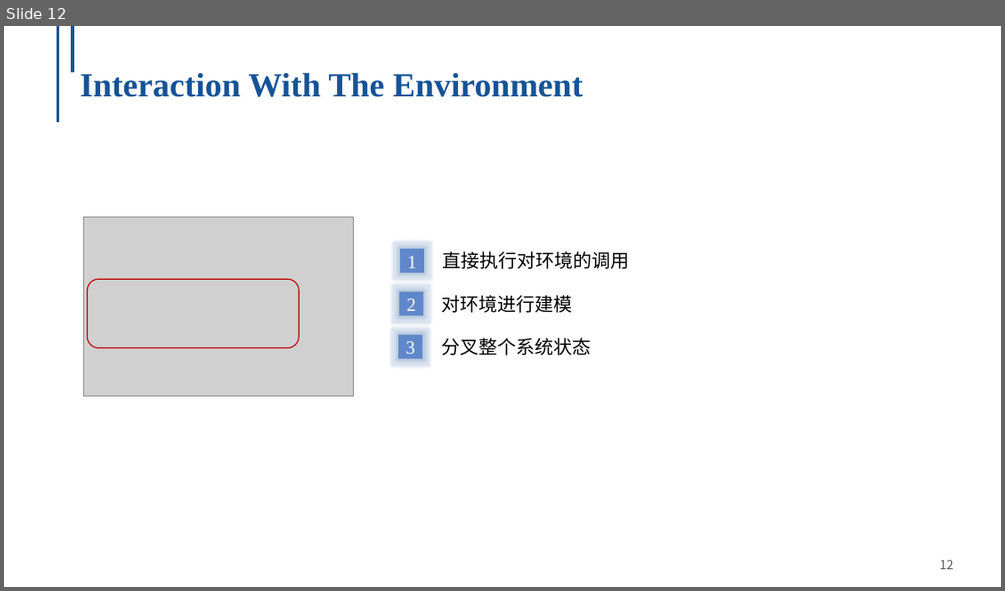
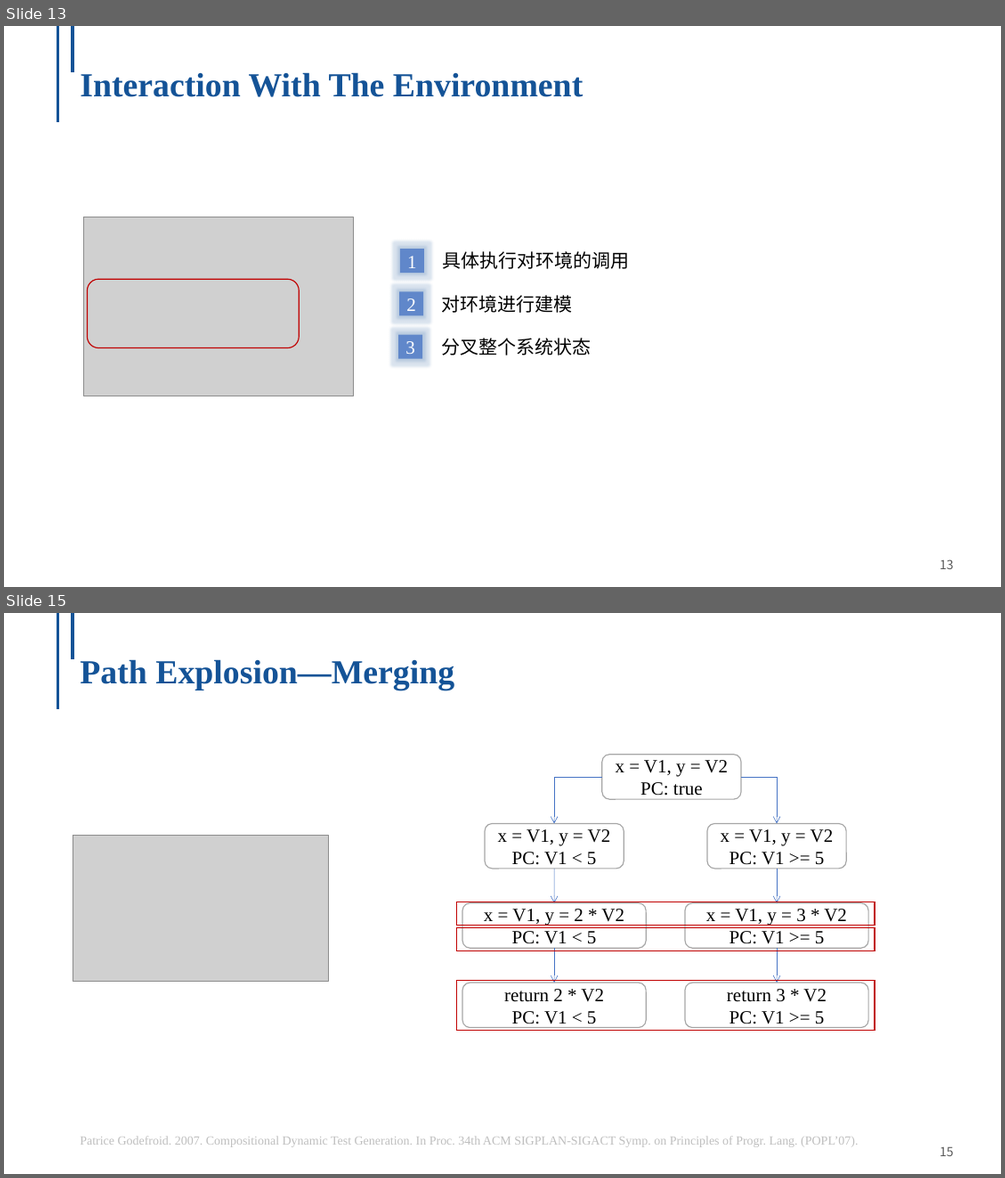
Before and after one commit to NingmoRain/NingmoRain.github.io, a slide deck: files/Survey__Symbolic_Execution.pptx. Shown one above the other, each under a label of ours: slide 12 before the commit, slides 13 and 15 after it; the slides between them are not shown. The pictures are 1005x591 and 1005x1178 pixels, drawn with LibreOffice and Linux fonts; fonts in the diff are those of the drawing; grey boxes stand for pictures; background and template pictures are left out. Boxes give left, top, right and bottom in pixels: in the first picture for what was removed or moved away, otherwise in the second. Text is boxed around its words. In the diff, an @@ line names an element or a change of style, - is before the commit and + after.

```diff
--- a/files/Survey__Symbolic_Execution.pptx
+++ b/files/Survey__Symbolic_Execution.pptx
@@ slide 15 added at <box>4,613,1001,1174</box>, background #FFFFFF; not listed: 3 template elements that a slide beside it also shows @@
@@ title added at <box>80,659,454,690</box>, 32.4 pt, text #145397, bold @@
+Path Explosion—Merging
@@ rounded rectangle added at <box>602,755,741,799</box>, outline #A6A6A6 1 pt, 18 pt, text #000000 @@
+x = V1, y = V2
+PC: true
@@ elbow arrow added from (602, 777) to (554, 824), #4472C4 0.5 pt @@
@@ elbow arrow added from (741, 777) to (777, 824), #4472C4 0.5 pt @@
@@ rounded rectangle added at <box>485,824,624,868</box>, outline #A6A6A6 1 pt, 18 pt, text #000000 @@
+x = V1, y = V2
+PC: V1 < 5
@@ rounded rectangle added at <box>707,824,846,868</box>, outline #A6A6A6 1 pt, 18 pt, text #000000 @@
+x = V1, y = V2
+PC: V1 >= 5
@@ picture added at <box>73,835,329,981</box> @@
@@ arrow added from (554, 868) to (554, 903), #4472C4 0.5 pt @@
@@ arrow added from (777, 868) to (777, 903), #4472C4 0.5 pt @@
@@ rectangle added at <box>457,901,874,925</box>, outline #C00000 1 pt @@
@@ rounded rectangle added at <box>462,903,646,948</box>, outline #A6A6A6 1 pt, 18 pt, text #000000 @@
+x = V1, y = 2 * V2
+PC: V1 < 5
@@ rounded rectangle added at <box>685,903,868,948</box>, outline #A6A6A6 1 pt, 18 pt, text #000000 @@
+x = V1, y = 3 * V2
+PC: V1 >= 5
@@ rectangle added at <box>457,928,874,951</box>, outline #C00000 1 pt @@
@@ arrow added from (554, 948) to (554, 982), #4472C4 0.5 pt @@
@@ arrow added from (777, 948) to (777, 982), #4472C4 0.5 pt @@
@@ rectangle added at <box>457,981,874,1030</box>, outline #C00000 1 pt @@
@@ rounded rectangle added at <box>462,982,646,1027</box>, outline #A6A6A6 1 pt, 18 pt, text #000000 @@
+return 2 * V2
+PC: V1 < 5
@@ rounded rectangle added at <box>685,982,868,1027</box>, outline #A6A6A6 1 pt, 18 pt, text #000000 @@
+return 3 * V2
+PC: V1 >= 5
@@ text added at <box>80,1136,858,1147</box>, 12 pt, text #BFBFBF @@
+Patrice Godefroid. 2007. Compositional Dynamic Test Generation. In Proc. 34th ACM SIGPLAN-SIGACT Symp. on Principles of Progr. Lang. (POPL’07).
@@ what was slide 12 is now slide 13 @@
@@ slide 13 changed as well @@
@@ text at <box>443,251,630,269</box>: text changed @@
-直接执行对环境的调用
+具体执行对环境的调用
@@ page number at <box>939,559,954,569</box>: text changed @@
-12
+13
```
Also in this commit, not shown: 9 other slides changed, 3 other slides added, 1 slide removed, 7 other files.
